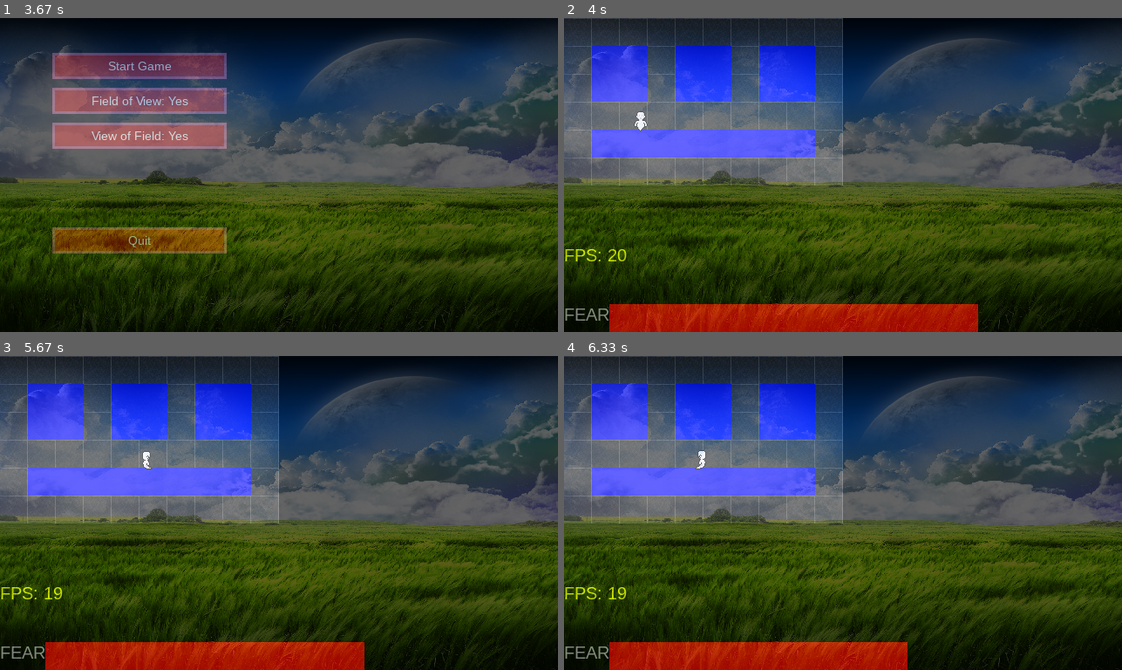
Above: before the commit, frames 1-4 (two rows, left to right).
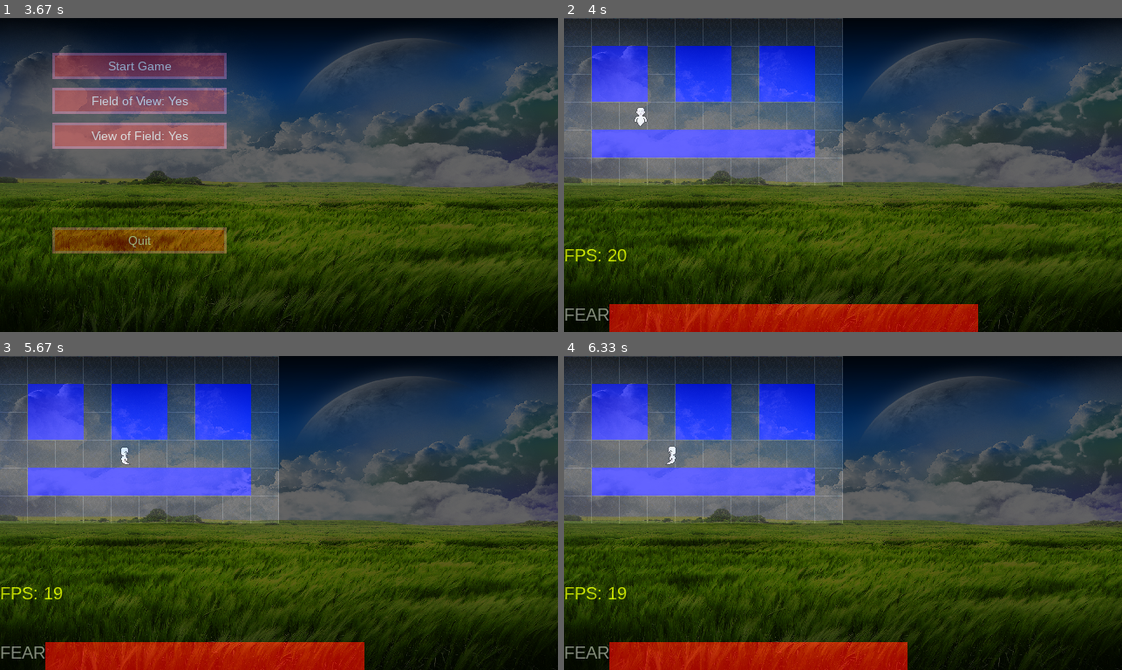
Above: after the commit, the same moments.

Repository: DiscoBizzle/Ghost-Simulator
Game: pygame game, started from ghost-simulator.py
Same seed, same stepped clock (60 frames per second), same inputs: the game is played once before the commit and once after it. The source is Python 2; it was converted automatically to run under Python 3.
Inputs (mouse positions are in pixels of both pictures, inside the frame that each line leads up to):
- Up to frame 1 (3.67 s): hold Right 0.33-0.8 s; hold Up 0.83-1.3 s; click (279, 193) at 1.4 s; click (106, 127) at 2.23 s; hold Down 3.07-3.37 s
- Up to frame 2 (4 s): click (697, 58) at 3.9 s
- Up to frame 3 (5.67 s): hold Up 4.17-4.53 s; hold Right 4.57-5.2 s; hold Down 5.23-5.6 s; hold Left from 5.63 s (still down)
- Up to frame 4 (6.33 s): release Left at 6.1 s; hold Right from 6.13 s (still down)

Frame 1 is identical in both runs. In frame 2, less than 0.1% of the frame differs, in the area x 12-15%, y 28-37%; in frame 3, 0.1%, in the area x 21-28%, y 28-37%; in frame 4, 0.1%.

Commit message:
fixed collision

Diff:
--- a/gslib/game_object.py
+++ b/gslib/game_object.py
@@ -37,10 +37,11 @@
 
 
     def move(self):
-        print '\n'
+        # print '\n'
         collision = False
 
         pro_pos = (self.coord[0] + self.velocity[0], self.coord[1] + self.velocity[1])
+        pro_rect = pygame.Rect(pro_pos, self.dimensions)
         if pro_pos[0] >= 0 and pro_pos[0] + self.dimensions[0] <= LEVEL_WIDTH and \
                 pro_pos[1] >= 0 and pro_pos[1] + self.dimensions[1] <= LEVEL_HEIGHT:
             self.coord = pro_pos
@@ -65,9 +66,9 @@
                         # pygame.draw.rect(self.game_class.surface, (0, 200, 0), self.game_class.map.grid[ni][nj].rect)
                         # pygame.display.update()
                         # time.sleep(0.1)
-                        if self.rect.colliderect(self.game_class.map.grid[ni][nj].rect):
+                        if pro_rect.colliderect(self.game_class.map.grid[ni][nj].rect):
                             collision = True
-                            print('collision!')
+                            # print('collision!')
 
         #end collision detection
 
@@ -98,28 +99,30 @@
                 for nj in range (j, j+2):
                     if nj > 0 and nj < LEVEL_HEIGHT/TILE_SIZE:
                         if not self.game_class.map.grid[i][nj].walkable:
-                            if self.rect.colliderect(self.game_class.map.grid[i][nj].rect):
+                            if pro_rect.colliderect(self.game_class.map.grid[i][nj].rect):
                                x = self.game_class.map.grid[i][nj].rect.x + TILE_SIZE
+
             elif self.velocity[0] > 0: #same for rightmost tiles
                 li = (self.coord[0] + self.dimensions[0])/TILE_SIZE
                 for nj in range (j, j+2):
                     if nj > 0 and nj < LEVEL_HEIGHT/TILE_SIZE and li > 0 and li < LEVEL_WIDTH/TILE_SIZE:
                         if not self.game_class.map.grid[li][nj].walkable:
-                            if self.rect.colliderect(self.game_class.map.grid[li][nj].rect):
+                            if pro_rect.colliderect(self.game_class.map.grid[li][nj].rect):
                                x = self.game_class.map.grid[li][nj].rect.x - self.dimensions[0]
 
             if self.velocity[1] < 0: #if moving up, check collision with uppermost 3 tiles, push out if collision
                 for ni in range (i, i+2):
                     if ni > 0 and ni < LEVEL_WIDTH/TILE_SIZE:
                         if not self.game_class.map.grid[ni][j].walkable:
-                            if self.rect.colliderect(self.game_class.map.grid[ni][j].rect):
+                            if pro_rect.colliderect(self.game_class.map.grid[ni][j].rect):
                                y = self.game_class.map.grid[ni][j].rect.y + TILE_SIZE
+
             elif self.velocity[1] > 0: #same for rightmost tiles
                 lj = (self.coord[1] + self.dimensions[1])/TILE_SIZE
                 for ni in range (i, i+2):
                     if ni > 0 and ni < LEVEL_WIDTH/TILE_SIZE and lj > 0 and lj < LEVEL_HEIGHT/TILE_SIZE:
                         if not self.game_class.map.grid[ni][lj].walkable:
-                            if self.rect.colliderect(self.game_class.map.grid[ni][lj].rect):
+                            if pro_rect.colliderect(self.game_class.map.grid[ni][lj].rect):
                                y = self.game_class.map.grid[ni][lj].rect.y - self.dimensions[1]
 
 
